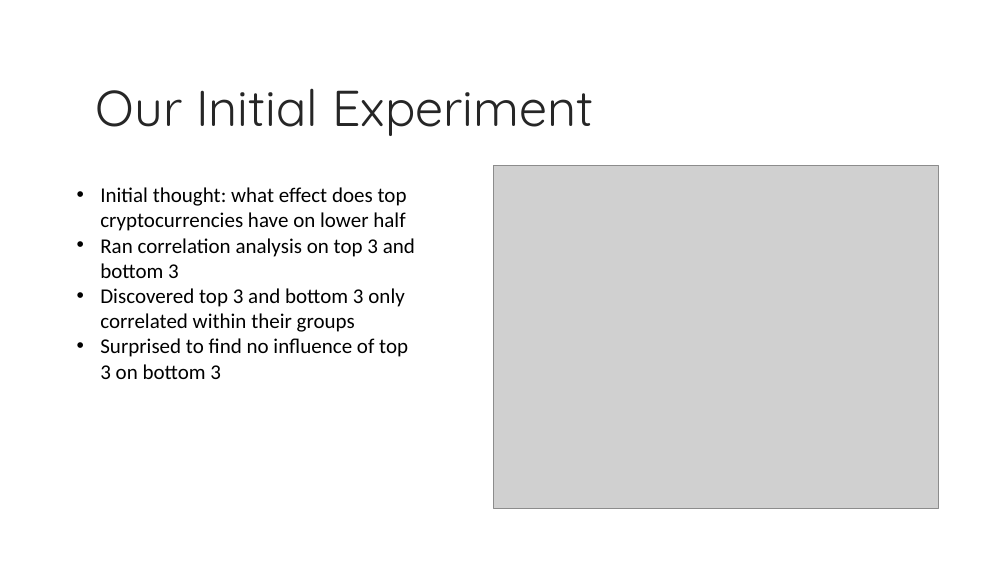
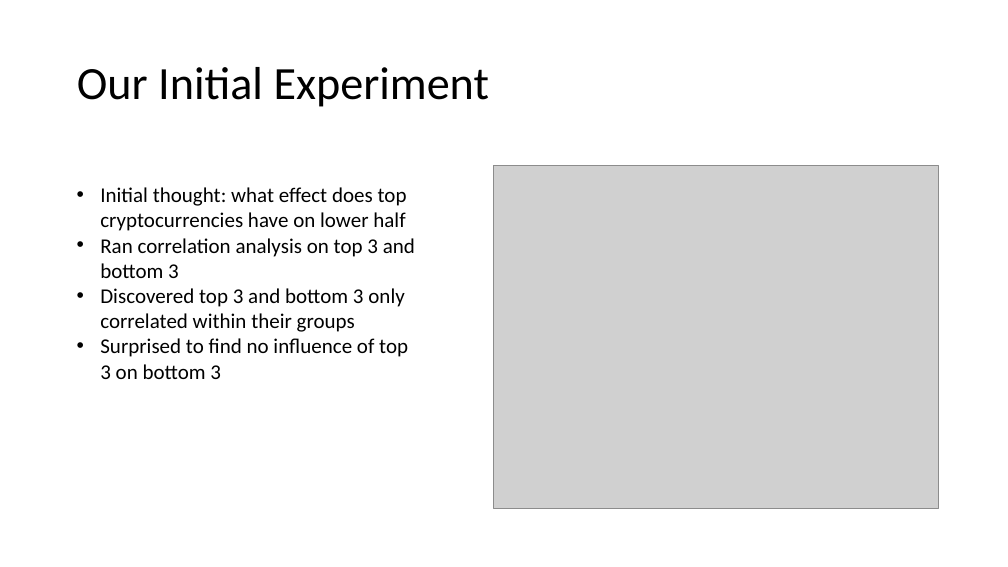
Before and after one commit to kevzha/CryptoAnalysis, a slide deck: slide 6 of Crypto Presentation.ppt. Drawn at 1008x567 pixels with LibreOffice and Linux fonts; fonts in the diff are those of the drawing; grey boxes stand for pictures; background and template pictures are left out. Boxes give left, top, right and bottom in pixels: in the first picture for what was removed or moved away, otherwise in the second. Text is boxed around its words. In the diff, an @@ line names an element or a change of style, - is before the commit and + after.

```diff
--- a/Crypto Presentation.ppt
+++ b/Crypto Presentation.ppt
@@ title "Our Initial Experiment" moved from (x1=96, y1=88, x2=594, y2=136) to (x1=77, y1=67, x2=490, y2=107) @@
@@ title "Our Initial Experiment" at (x1=77, y1=67, x2=490, y2=107): size 48 to 44 pt, font Quicksand to Calibri, text colour #262626 to #000000 @@
```
Also in this commit, not shown: 10 other slides changed, 3 other files.
